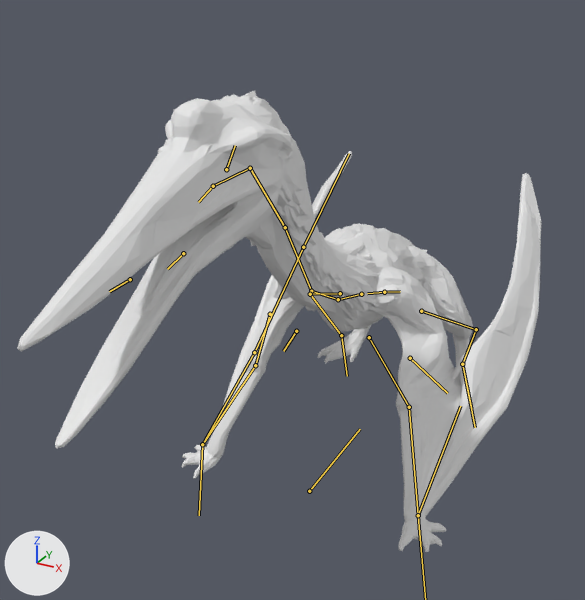
The glTF model export/Quetzalcoatlus.glb: old version first, new version second.
Rendered twice from a camera (50 mm lens) standing at (0.96, -1.83, 1.59) and looking at (-0.03, -0.04, 0.7). Every picture has the same lights, and +X, +Y and +Z are marked at lower left. The first picture is the older version. Both versions are drawn at frame 35 of the action 'Quetzalcoatlus_Test_Rig'; the numbers are the values there. The bones that change, and the others that lie on the model, are drawn over the model as lines.

Objects in the first picture: 'Quetzalcoatlus'.
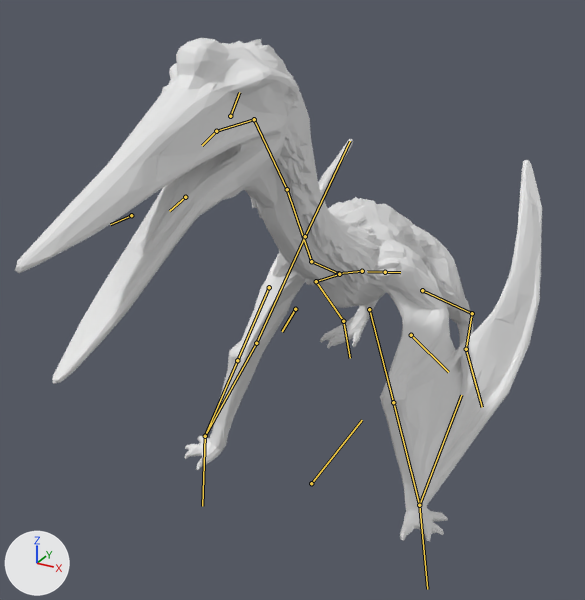
What the commit changed:
Bone 'Root' (bone_root) moves from (0.0, 0.019, 0.026) to (0.0, 0.033, 0.047).
Bone 'Root' (bone_root) turns from (2, 0, 0) to (3, 0, 0) degrees about its own x, y and z.
Bone 'Pelvis' (bone_pelvis) moves from (0.0, -0.039, -0.037) to (0.0, -0.015, 0.0).
Bone 'Pelvis' (bone_pelvis) turns from (-2, 0, 0) to (1, 0, 0) degrees about its own x, y and z.
Bone 'Neck.001' (bone_neck_001) turns from (-4, 0, 0) to (-2, 0, 0) degrees about its own x, y and z.
Bone 'Head' (bone_head) turns from (10, 0, 0) to (9, 0, 0) degrees about its own x, y and z.
Bone 'UpperArm.L' (bone_upperarm_l) turns from (4, -1, 17) to (-2, 0, -5) degrees about its own x, y and z.
Bone 'Forearm.L' (bone_forearm_l) turns from (17, 3, -20) to (-14, 2, 18) degrees about its own x, y and z.
Bone 'Wrist.L' (bone_wrist_l) turns from (-2, -1, 15) to (1, 5, -9) degrees about its own x, y and z.
Bone 'UpperArm.R' (bone_upperarm_r) turns from (4, 1, -17) to (-2, 0, 5) degrees about its own x, y and z.
Bone 'Forearm.R' (bone_forearm_r) turns from (17, -3, 20) to (-14, -2, -18) degrees about its own x, y and z.
Bone 'Wrist.R' (bone_wrist_r) turns from (-2, 1, -15) to (1, -5, 9) degrees about its own x, y and z.
Bone 'Tail' (bone_tail) turns from (-3, 0, 0) to (-1, 0, 0) degrees about its own x, y and z.
Bone 'Thigh.L' (bone_thigh_l) turns from (21, 4, -16) to (15, 3, -9) degrees about its own x, y and z.
Bone 'Shin.L' (bone_shin_l) turns from (-3, 1, 40) to (0, 0, 25) degrees about its own x, y and z.
Bone 'Foot.L' (bone_foot_l) turns from (6, 4, -13) to (7, 3, -9) degrees about its own x, y and z.
Bone 'Thigh.R' (bone_thigh_r) turns from (21, -4, 16) to (15, -3, 9) degrees about its own x, y and z.
Bone 'Shin.R' (bone_shin_r) turns from (-3, -1, -40) to (0, 0, -25) degrees about its own x, y and z.
Bone 'Foot.R' (bone_foot_r) turns from (6, -4, 13) to (7, -3, 9) degrees about its own x, y and z.

Location of each change, (x1, y1, x2, y2) in pixels of the pictures (585 x 600 px):
'Quetzalcoatlus', posed (9% taller)
    before: (17, 91, 541, 552)
    after: (15, 38, 542, 541)
bone 'Root', root to tip
    before: (309, 491) to (360, 429)
    after: (311, 483) to (362, 420)
bone 'Pelvis', root to tip
    before: (384, 292) to (367, 293)
    after: (385, 272) to (367, 271)
bone 'Neck.001', root to tip
    before: (311, 291) to (285, 227)
    after: (311, 261) to (287, 189)
bone 'Head', root to tip
    before: (213, 186) to (198, 202)
    after: (216, 131) to (202, 145)
bone 'UpperArm.L', root to tip
    before: (369, 337) to (409, 407)
    after: (369, 309) to (393, 402)
bone 'Forearm.L', root to tip
    before: (409, 407) to (418, 515)
    after: (393, 402) to (419, 505)
bone 'UpperArm.R', root to tip
    before: (270, 314) to (255, 365)
    after: (269, 287) to (237, 360)
bone 'Forearm.R', root to tip
    before: (255, 365) to (202, 444)
    after: (237, 360) to (205, 436)
bone 'Wrist.R', root to tip
    before: (202, 444) to (199, 515)
    after: (205, 436) to (202, 506)
bone 'Tail', root to tip
    before: (384, 292) to (400, 291)
    after: (385, 272) to (400, 272)
bone 'Thigh.L', root to tip
    before: (421, 311) to (476, 329)
    after: (422, 290) to (472, 313)
bone 'Shin.L', root to tip
    before: (476, 329) to (462, 364)
    after: (472, 313) to (466, 349)
bone 'Foot.L', root to tip
    before: (462, 364) to (471, 408)
    after: (466, 349) to (477, 389)
bone 'Thigh.R', root to tip
    before: (340, 293) to (310, 294)
    after: (339, 274) to (316, 281)
bone 'Shin.R', root to tip
    before: (310, 294) to (341, 335)
    after: (316, 281) to (343, 321)
bone 'Foot.R', root to tip
    before: (341, 335) to (347, 376)
    after: (343, 321) to (350, 358)
